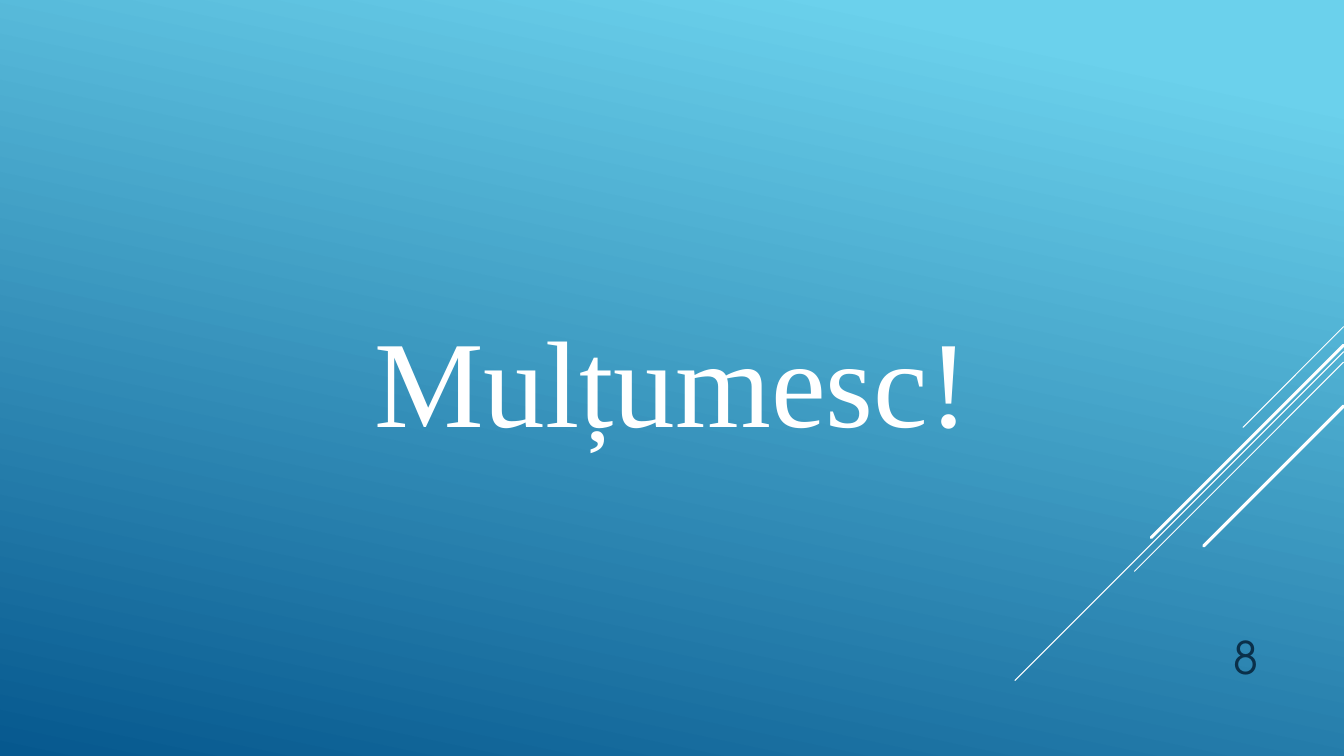
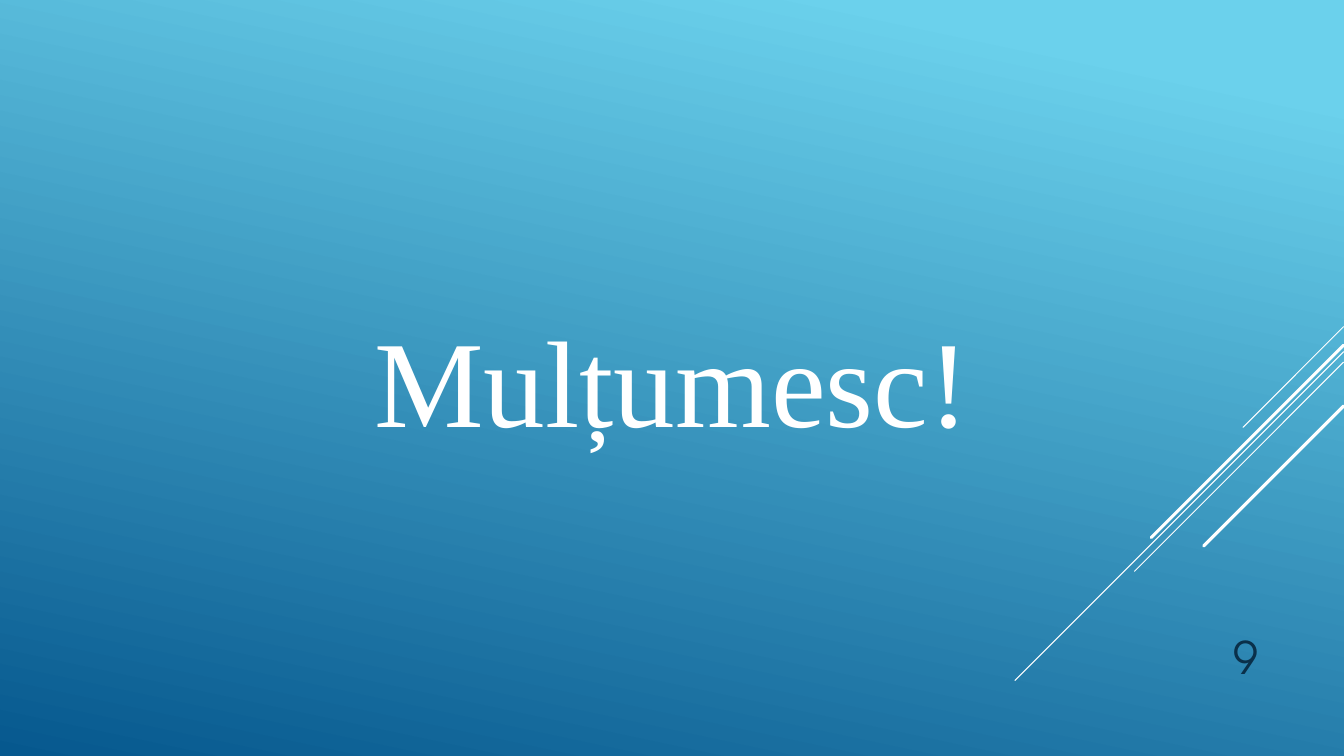
Before and after one commit to GeoMoro/Licenta-MediArch, a slide deck: slide 9 of Prezentare/MediArch.pptx. Drawn at 1344x756 pixels with LibreOffice and Linux fonts; fonts in the diff are those of the drawing. Boxes give left, top, right and bottom in pixels: in the first picture for what was removed or moved away, otherwise in the second. Text is boxed around its words. In the diff, an @@ line names an element or a change of style, - is before the commit and + after.

```diff
--- a/Prezentare/MediArch.pptx
+++ b/Prezentare/MediArch.pptx
@@ text at box(1233, 640, 1258, 674): text changed @@
-8
+9
```
Also in this commit, not shown: 4 other slides changed, 1 slide added, 1 slide removed, 5 other files.
